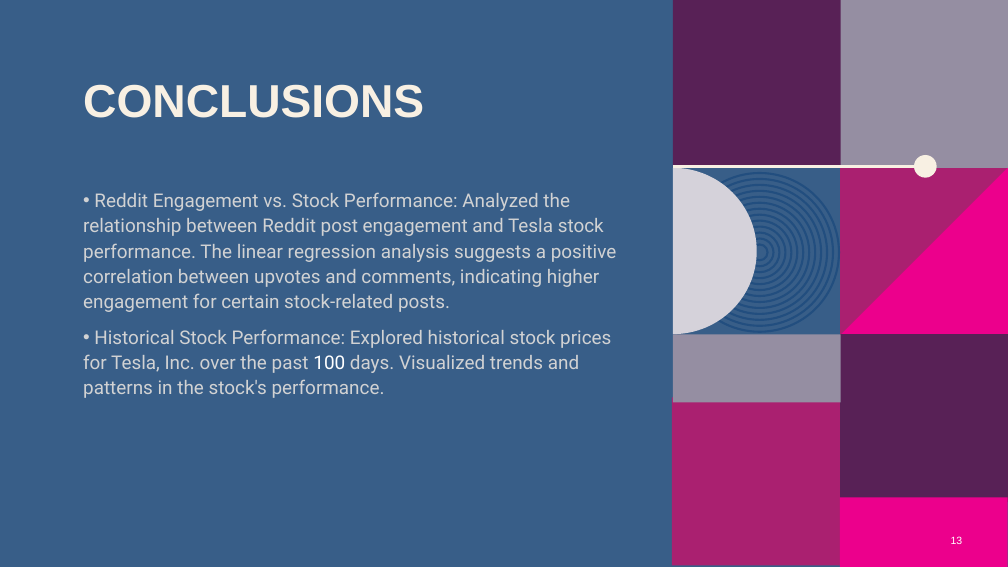
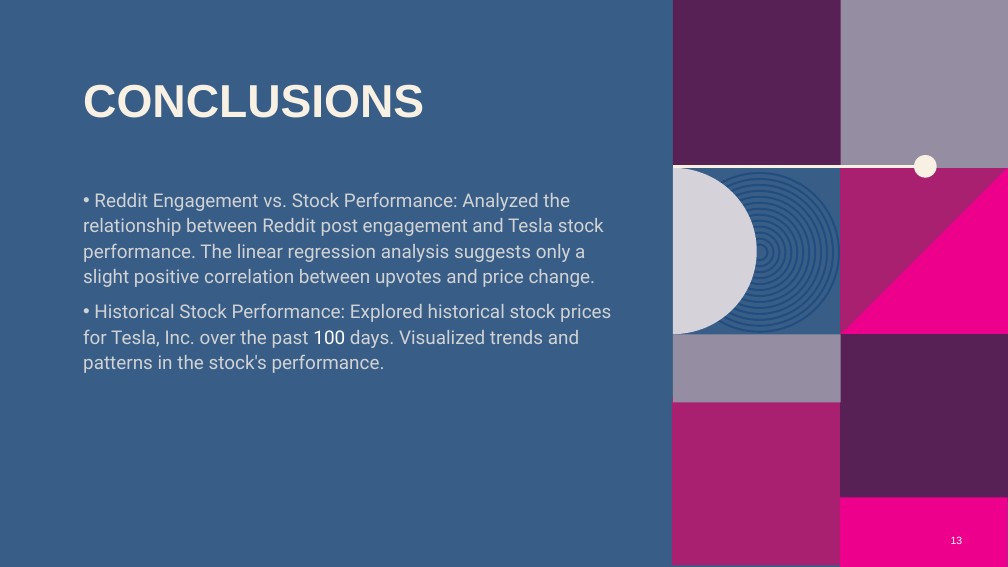
Before and after one commit to AprilHolmes7825/Project_1, a slide deck: slide 13 of Reddit Yahoo Finance Presentation.pptx. Drawn at 1008x567 pixels with LibreOffice and Linux fonts; fonts in the diff are those of the drawing; background and template pictures are left out. Boxes give left, top, right and bottom in pixels: in the first picture for what was removed or moved away, otherwise in the second. Text is boxed around its words. In the diff, an @@ line names an element or a change of style, - is before the commit and + after.

Commit message:
Final presentation update (conclusions)

```diff
--- a/Reddit Yahoo Finance Presentation.pptx
+++ b/Reddit Yahoo Finance Presentation.pptx
@@ text at [83, 192, 604, 287]: text changed @@
-• Reddit Engagement vs. Stock Performance: Analyzed the relationship between Reddit post engagement and Tesla stock performance. The linear regression analysis suggests a positive correlation between upvotes and comments, indicating higher engagement for certain stock-related posts.
+• Reddit Engagement vs. Stock Performance: Analyzed the relationship between Reddit post engagement and Tesla stock performance. The linear regression analysis suggests only a slight positive correlation between upvotes and price change.
```
Also in this commit, not shown: 1 other slide changed.
